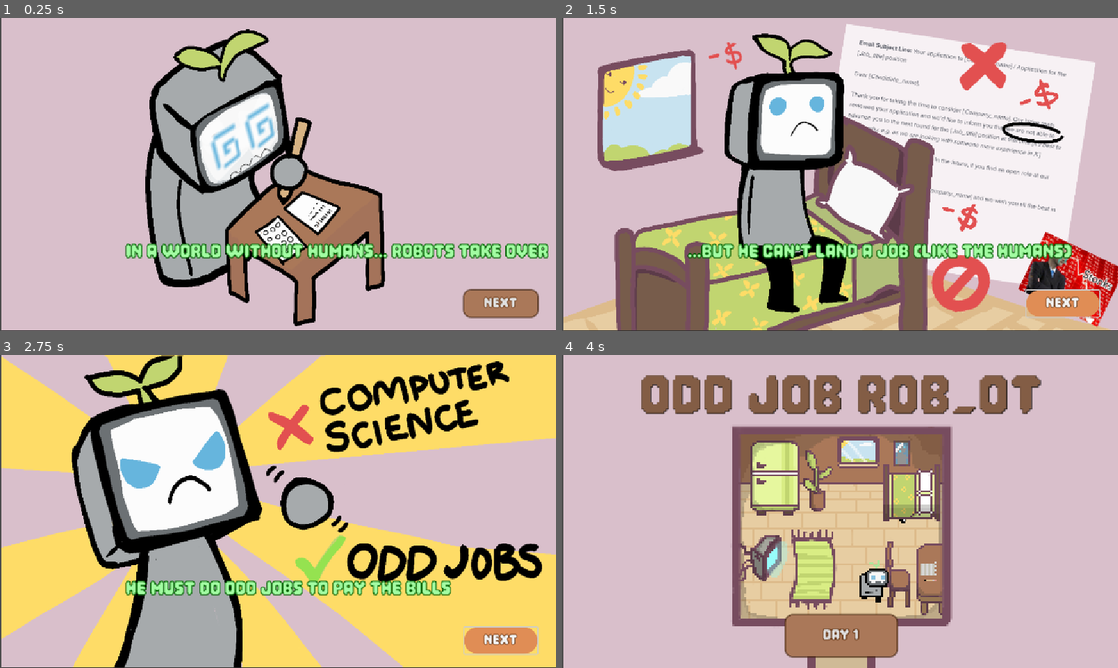
Above: before the commit, frames 1-4 (two rows, left to right).
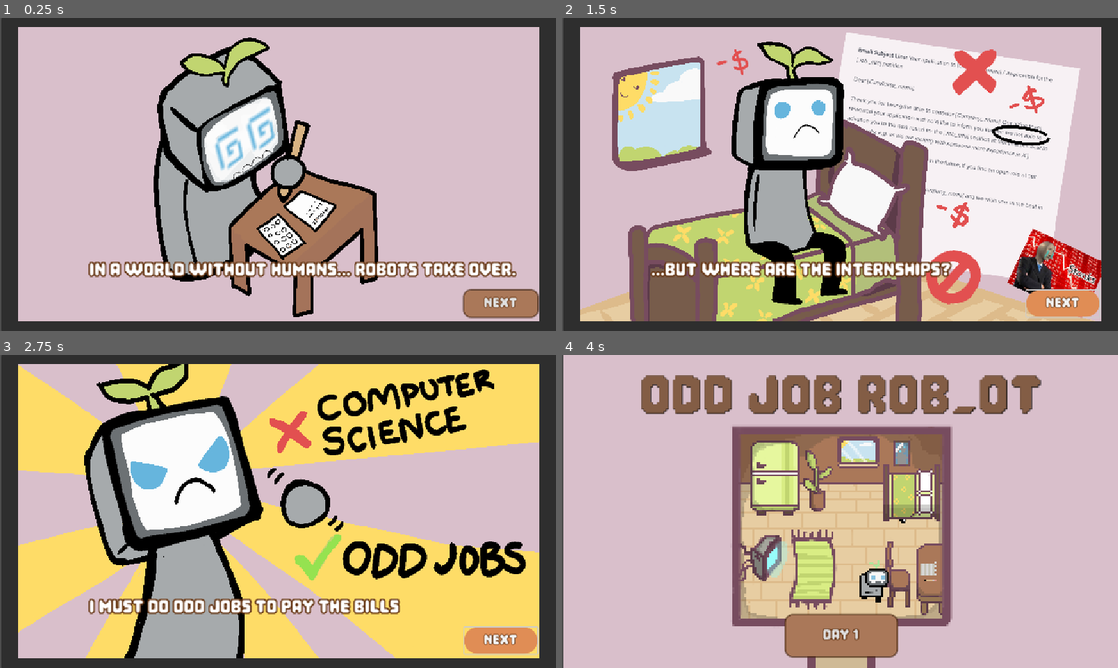
Above: after the commit, the same moments.

Repository: Ewie28/DDR
Game: Godot game, scene res://scenes/Bedroom.tscn
Same seed, same stepped clock (60 frames per second), same inputs: the game is played once before the commit and once after it. The project has no main scene, so this scene is started directly. Sound files missing from this copy of the repository are replaced by a short silence.
Inputs:
- Up to frame 1 (0.25 s): no input
- Up to frame 2 (1.5 s): click "Next" at 0.5 s; click "Next" at 1.25 s
- Up to frame 3 (2.75 s): tap Enter at 2 s; hold Right (button_RIGHT) from 2.03 s (still down)
- Up to frame 4 (4 s): tap Space at 2.75 s; release Right (button_RIGHT) at 2.78 s; hold Down (button_DOWN) 2.78-3.53 s; tap Enter at 3.5 s; hold Right (button_RIGHT) from 3.53 s (still down)

The runs differ from the first frame. In frame 1, 26% of the frame differs, in the area x 0-100%, y 0-100%; in frame 2, 40%; in frame 3, 34%; in frame 4, nothing differs.

Commit message:
Updated cutscene UI

Diff:
--- a/ddr/scenes/Bedroom.tscn
+++ b/ddr/scenes/Bedroom.tscn
@@ -88,22 +88,27 @@
 offset_bottom = 648.0
 
 [node name="CutsceneImage" type="TextureRect" parent="CutscenePanel"]
+texture_filter = 1
 layout_mode = 0
 offset_right = 1151.0
 offset_bottom = 645.0
+stretch_mode = 3
 
 [node name="CutsceneText" type="Label" parent="CutscenePanel"]
 layout_mode = 0
-offset_left = 258.0
-offset_top = 459.0
-offset_right = 933.0
-offset_bottom = 531.0
-theme_override_colors/font_color = Color(0.633356, 0.989217, 0.633485, 1)
-theme_override_colors/font_outline_color = Color(0, 0.372549, 0, 1)
-theme_override_constants/outline_size = 7
+offset_left = 182.0
+offset_top = 444.0
+offset_right = 752.0
+offset_bottom = 603.0
+theme_override_colors/font_color = Color(1, 1, 1, 1)
+theme_override_colors/font_outline_color = Color(0.409476, 0.223177, 0.0905793, 1)
+theme_override_constants/outline_size = 11
+theme_override_constants/shadow_outline_size = 8
 theme_override_fonts/font = ExtResource("4_qjqwp")
 theme_override_font_sizes/font_size = 50
 text = "TEST"
+horizontal_alignment = 1
+vertical_alignment = 1
 
 [node name="NextButton" type="Button" parent="CutscenePanel"]
 layout_mode = 0
--- a/ddr/scenes/Rhythms/BaseRhythm.tscn
+++ b/ddr/scenes/Rhythms/BaseRhythm.tscn
@@ -54,6 +54,7 @@
 [node name="LevelEditor" parent="." instance=ExtResource("4_brmj2")]
 
 [node name="BackgroundImage" type="TextureRect" parent="."]
+texture_filter = 1
 offset_left = 112.0
 offset_top = -336.0
 offset_right = 616.0
--- a/ddr/scripts/cutscene_manager.gd
+++ b/ddr/scripts/cutscene_manager.gd
@@ -6,40 +6,40 @@
 var cutscenes = {
 	"day1_intro": {
 		"scenes": [
-			{"image": "res://assets/rhythm/cutscenes/intro_cutscene_1.png", "text": "In a world without humans... Robots take over"},
-			{"image": "res://assets/rhythm/cutscenes/intro_cutscene_2.png", "text": "Rob-ot has graduated!"},
-			{"image": "res://assets/rhythm/cutscenes/intro_cutscene_3.png", "text": "...but he can't land a job (like the humans)"},
-			{"image": "res://assets/rhythm/cutscenes/intro_cutscene_4.png", "text": "he must do odd jobs to pay the bills"},
-			{"image": "res://assets/rhythm/cutscenes/intro_cutscene_5.png", "text": "damn those ai he says [ ironic ]"}
+			{"image": "res://assets/rhythm/cutscenes/intro_cutscene_1.png", "text": "In a world without humans... Robots take over."},
+			{"image": "res://assets/rhythm/cutscenes/intro_cutscene_2.png", "text": "I, Rob-ot graduated with a CompSci degree."},
+			{"image": "res://assets/rhythm/cutscenes/intro_cutscene_3.png", "text": "...but where are the internships?"},
+			{"image": "res://assets/rhythm/cutscenes/intro_cutscene_4.png", "text": "I must do odd jobs to pay the bills"},
+			{"image": "res://assets/rhythm/cutscenes/intro_cutscene_5.png", "text": "Damn AI taking all the jobs!"}
 		],
 		"played": false
 	},
 	"day1_to_day2": {
 		"scenes": [
 			{"image": "res://assets/rhythm/cutscenes/day1-2_cutscene_1.png", "text": "I paid all my bills for the day"},
-			{"image": "res://assets/rhythm/cutscenes/day1-2_cutscene_2.png", "text": "...and also a pack of pokemon cards!"},
-			{"image": "res://assets/rhythm/cutscenes/day1-2_cutscene_3.png", "text": "i got 5 magikarps..."}
+			{"image": "res://assets/rhythm/cutscenes/day1-2_cutscene_2.png", "text": "...and also got a pack of pokemon cards!"},
+			{"image": "res://assets/rhythm/cutscenes/day1-2_cutscene_3.png", "text": "I pulled 5 magikarps..."}
 		],
 		"played": false
 	},
 	"day2_to_day3": {
 		"scenes": [
 			{"image": "res://assets/rhythm/cutscenes/day2-3_cutscene_1.png", "text": "muscles = ladies"},
-			{"image": "res://assets/rhythm/cutscenes/day2-3_cutscene_2.png", "text": "rob-ot has no arms"},
+			{"image": "res://assets/rhythm/cutscenes/day2-3_cutscene_2.png", "text": "I have no arms"},
 			{"image": "res://assets/rhythm/cutscenes/day2-3_cutscene_3.png", "text": "a gym membership would help..."}
 		],
 		"played": false
 	},
 	"good_ending": {
 		"scenes": [
-			{"image": "res://assets/cutscenes/good_end/image1.png", "text": "im pretty good at odd jobs"},
+			{"image": "res://assets/cutscenes/good_end/image1.png", "text": "I'm pretty good at odd jobs"},
 			{"image": "res://assets/cutscenes/good_end/image2.png", "text": "game over"}
 		],
 		"played": false
 	},
 	"bad_ending": {
 		"scenes": [
-			{"image": "res://assets/rhythm/cutscenes/bad_ending_cutscene.png", "text": "Oh no! You've failed too many times..."}
+			{"image": "res://assets/rhythm/cutscenes/bad_ending_cutscene.png", "text": "I've failed too many times... odd jobs aren't cutting it"}
 		],
 		"played": false
 	}
Not shown: 1 places in ddr/scenes/Bedroom.tscn that only renumber resources
Not shown: 1 places in ddr/scenes/Levels/RhythmUI.tscn that only renumber resources
Not shown: 1 places in ddr/scenes/RhythmObjects/falling_key.tscn that only renumber resources
Not shown: 1 places in ddr/scenes/RhythmObjects/key_listener.tscn that only renumber resources
Not shown: 1 places in ddr/scenes/Rhythms/BaseRhythm.tscn that only renumber resources
Not shown: 1 places in ddr/scenes/outside.tscn that only renumber resources
Not shown: 1 places in ddr/scenes/stylebox_normal.tres that only renumber resources
